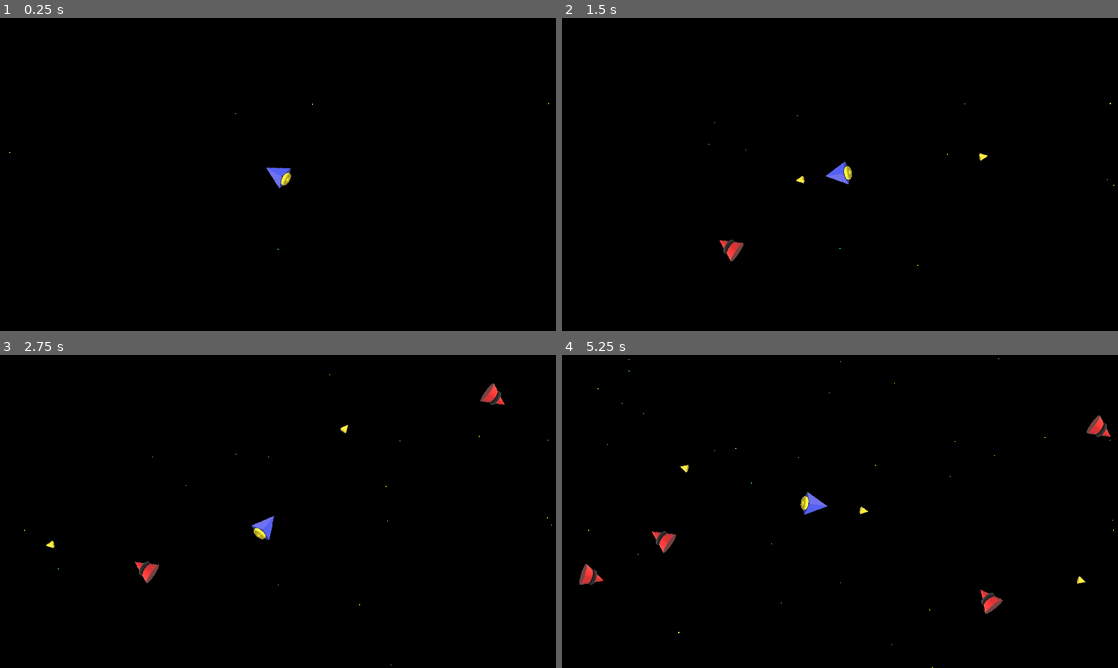
Above: before the commit, frames 1-4 (two rows, left to right).
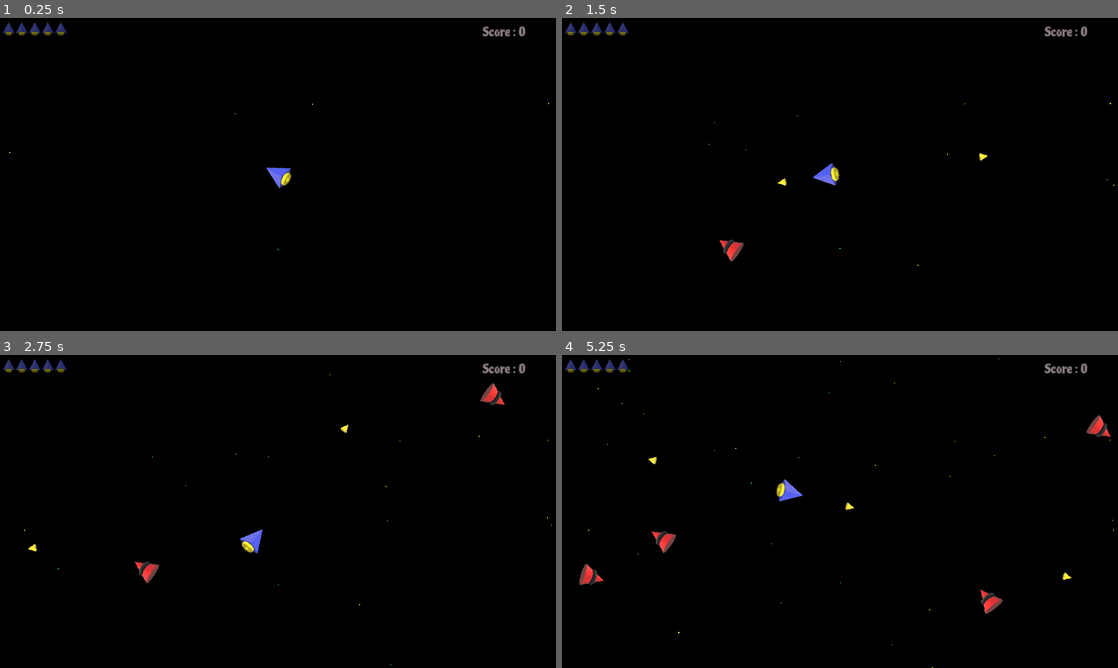
Above: after the commit, the same moments.

Repository: ufrshubham/OneClickRumble
Game: Godot game, scene res://scenes/Space.tscn
The game is run twice, just before and just after one commit, with the same random seed, the same clock (stepped at 60 frames per second) and the same inputs.
Inputs (mouse positions are in pixels of both pictures, inside the frame that each line leads up to):
- Up to frame 1 (0.25 s): no input
- Up to frame 2 (1.5 s): tap Enter at 0.5 s; move the mouse to (962, 158) at 0.52 s; press the mouse at (962, 158) at 0.53 s; move the mouse to (728, 190) at 1.27 s; release the mouse at (728, 190) at 1.28 s; click (728, 190) at 1.35 s
- Up to frame 3 (2.75 s): move the mouse to (333, 442) at 2.02 s; press the mouse at (333, 442) at 2.03 s
- Up to frame 4 (5.25 s): move the mouse to (812, 574) at 2.77 s; release the mouse at (812, 574) at 2.78 s; click (812, 574) at 2.85 s; move the mouse to (1006, 558) at 3.52 s; press the mouse at (1006, 558) at 3.53 s; move the mouse to (673, 464) at 4.27 s; release the mouse at (673, 464) at 4.28 s; click (673, 464) at 4.35 s; move the mouse to (867, 511) at 5.02 s; press the mouse at (867, 511) at 5.03 s

The runs differ from the first frame. In frame 1, 0.4% of the frame differs, in the area x 0-95%, y 1-6%; in frame 2, 0.7%; in frame 3, 0.8%; in frame 4, 0.9%, in the area x 0-95%, y 1-74%.

Commit message:
Implemented health and score system

Diff:
--- a/project.godot
+++ b/project.godot
@@ -19,10 +19,15 @@
 run/main_scene="res://scenes/Space.tscn"
 config/icon="res://icon.png"
 
+[autoload]
+
+GlobalData="*res://scripts/GlobalData.gd"
+
 [display]
 
 window/size/width=1280
 window/size/height=720
+window/size/resizable=false
 window/size/test_width=853
 window/size/test_height=480
 window/stretch/mode="2d"
--- /dev/null
+++ b/res/Piedra-Regular.tres
@@ -0,0 +1,10 @@
+[gd_resource type="DynamicFont" load_steps=2 format=2]
+
+[sub_resource type="DynamicFontData" id=1]
+font_path = "res://assets/Piedra-Regular.ttf"
+
+[resource]
+size = 30
+outline_color = Color( 0.945098, 1, 0, 1 )
+use_filter = true
+font_data = SubResource( 1 )
--- a/scenes/Space.tscn
+++ b/scenes/Space.tscn
@@ -1,7 +1,11 @@
-[gd_scene load_steps=7 format=2]
+[gd_scene load_steps=11 format=2]
 
 [ext_resource path="res://scenes/Player.tscn" type="PackedScene" id=1]
 [ext_resource path="res://scripts/Space.gd" type="Script" id=2]
+[ext_resource path="res://assets/PlayerCraft.png" type="Texture" id=3]
+[ext_resource path="res://res/Piedra-Regular.tres" type="DynamicFont" id=4]
+[ext_resource path="res://scripts/Score.gd" type="Script" id=5]
+[ext_resource path="res://scripts/Health.gd" type="Script" id=6]
 
 [sub_resource type="SegmentShape2D" id=1]
 b = Vector2( 1280, 0 )
@@ -64,5 +68,64 @@
 color = Color( 0.968627, 0.917647, 0.505882, 1 )
 hue_variation = 1.0
 hue_variation_random = 1.0
+
+[node name="HUD" type="Control" parent="."]
+margin_right = 1280.0
+margin_bottom = 720.0
+__meta__ = {
+"_edit_use_anchors_": false
+}
+
+[node name="Health" type="HBoxContainer" parent="HUD"]
+modulate = Color( 1, 1, 1, 0.470588 )
+margin_right = 200.0
+margin_bottom = 90.0
+script = ExtResource( 6 )
+__meta__ = {
+"_edit_use_anchors_": false
+}
+
+[node name="Sprite1" type="Sprite" parent="HUD/Health"]
+position = Vector2( 20, 25 )
+scale = Vector2( 0.5, 0.5 )
+texture = ExtResource( 3 )
+
+[node name="Sprite2" type="Sprite" parent="HUD/Health"]
+position = Vector2( 50, 25 )
+scale = Vector2( 0.5, 0.5 )
+texture = ExtResource( 3 )
+
+[node name="Sprite3" type="Sprite" parent="HUD/Health"]
+position = Vector2( 80, 25 )
+scale = Vector2( 0.5, 0.5 )
+texture = ExtResource( 3 )
+
+[node name="Sprite4" type="Sprite" parent="HUD/Health"]
+position = Vector2( 110, 25 )
+scale = Vector2( 0.5, 0.5 )
+texture = ExtResource( 3 )
+
+[node name="Sprite5" type="Sprite" parent="HUD/Health"]
+position = Vector2( 140, 25 )
+scale = Vector2( 0.5, 0.5 )
+texture = ExtResource( 3 )
+
+[node name="Score" type="HBoxContainer" parent="HUD"]
+margin_left = 1110.63
+margin_top = -12.0345
+margin_right = 1310.63
+margin_bottom = 77.9655
+script = ExtResource( 5 )
+__meta__ = {
+"_edit_use_anchors_": false
+}
+
+[node name="Label" type="Label" parent="HUD/Score"]
+margin_top = 25.0
+margin_right = 103.0
+margin_bottom = 65.0
+custom_fonts/font = ExtResource( 4 )
+custom_colors/font_color = Color( 0.552941, 0.501961, 0.501961, 1 )
+text = "Score : 0"
 [connection signal="timeout" from="Timer" to="." method="_on_Timer_timeout"]
 [connection signal="body_entered" from="Boundaries" to="." method="_on_Boundaries_body_entered"]
--- a/scripts/Emeny.gd
+++ b/scripts/Emeny.gd
@@ -11,7 +11,17 @@
 
 func _on_Area2D_body_entered(body):
 	if body.is_in_group('Player'):
-		print_debug('Player taking damage')
+		_handle_player_collision(body)
 	elif body.is_in_group("Projectiles"):
-		body.queue_free()
-		queue_free()
+		_handle_projectile_collision(body)
+
+func _handle_player_collision(player):
+	GlobalData.player_lives_delete_list.append(GlobalData.player_lives)
+	GlobalData.player_lives -= 1
+	player.push(-800)
+	queue_free()
+
+func _handle_projectile_collision(projectile):
+	GlobalData.player_score += 1
+	projectile.queue_free()
+	queue_free()
--- /dev/null
+++ b/scripts/GlobalData.gd
@@ -0,0 +1,5 @@
+extends Node
+
+var player_lives = 5
+var player_score = 0
+var player_lives_delete_list = []
--- /dev/null
+++ b/scripts/Health.gd
@@ -0,0 +1,8 @@
+extends HBoxContainer
+
+func _process(_delta):
+	for i in GlobalData.player_lives_delete_list:
+		var health_node = get_node("Sprite%d" % i)
+		if health_node:
+			health_node.queue_free()
+	GlobalData.player_lives_delete_list = []
--- a/scripts/Player.gd
+++ b/scripts/Player.gd
@@ -6,16 +6,17 @@
 func _process(_delta):
 	var mouse_pos = get_global_mouse_position()
 	look_at(mouse_pos)
-
 	if speed != 0.0:
 		velocity = (get_position() - get_global_mouse_position()).normalized()
 
 	velocity = move_and_slide(velocity * speed)
+	_apply_friction()
+
+func _apply_friction():
 	if speed > 0:
-		speed -= 50
+		speed -= 25
 	elif speed < 0:
-		speed += 50
+		speed += 25
 
 func push(power:int):
-	print_debug(get_position() - get_global_mouse_position())
 	speed = power
--- /dev/null
+++ b/scripts/Score.gd
@@ -0,0 +1,7 @@
+extends HBoxContainer
+
+func _ready():
+	get_node("Label").set_text('Score : 0')
+
+func _process(_delta):
+	get_node("Label").set_text('Score : %d' % GlobalData.player_score)
--- a/scripts/Space.gd
+++ b/scripts/Space.gd
@@ -12,8 +12,11 @@
 	if event.is_action_pressed("Fire"):
 		var missile = _generate_missile()
 		add_child(missile)
+		get_node("Player").push(500)
 
-		get_node("Player").push(500)
+func _process(_delta):
+	if GlobalData.player_lives <= 0:
+		print('Player is dead')
 
 func _generate_missile():
 	var new_missile = missile.instance()
@@ -27,11 +30,17 @@
 
 func _generate_enemy_at_random_location():
 	var new_enemy = emeny.instance()
+	var position = Vector2.ZERO
+	position.x = randi() % int(window_dim.x)
+	position.y = randi() % int(window_dim.y)
 
-	var x = randi() % int(window_dim.x)
-	var y = randi() % int(window_dim.y)
+	# Makes sure that enemy does not spawn too close to player.
+	while position.distance_to(get_node("Player").get_position()) < 80:
+		position.x = randi() % int(window_dim.x)
+		position.y = randi() % int(window_dim.y)
+
 	var rot = randi() % 360
-	new_enemy.set_position(Vector2(x, y))
+	new_enemy.set_position(position)
 	new_enemy.set_rotation(deg2rad(rot))
 
 	# This is needed to detect enemies going out of boundaries
@@ -40,11 +49,8 @@
 
 func _on_Boundaries_body_entered(body):
 	if body.is_in_group("Enemies"):
-		print_debug('Deleting enemy')
 		body.queue_free()
 	elif body.is_in_group("Projectiles"):
-		print_debug('Deleting missile')
 		body.queue_free()
 	elif body.is_in_group("Player"):
 		body.push(-800)
-		print_debug('Player bounce')
Not shown, added: assets/OFL.txt
Binary file added: assets/Piedra-Regular.ttf
